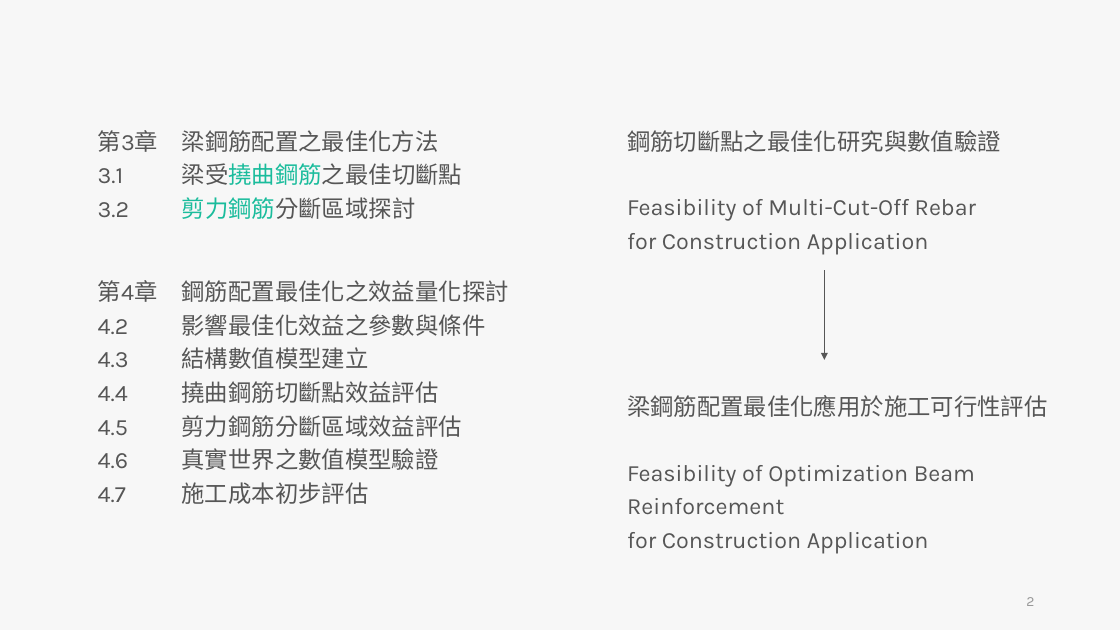
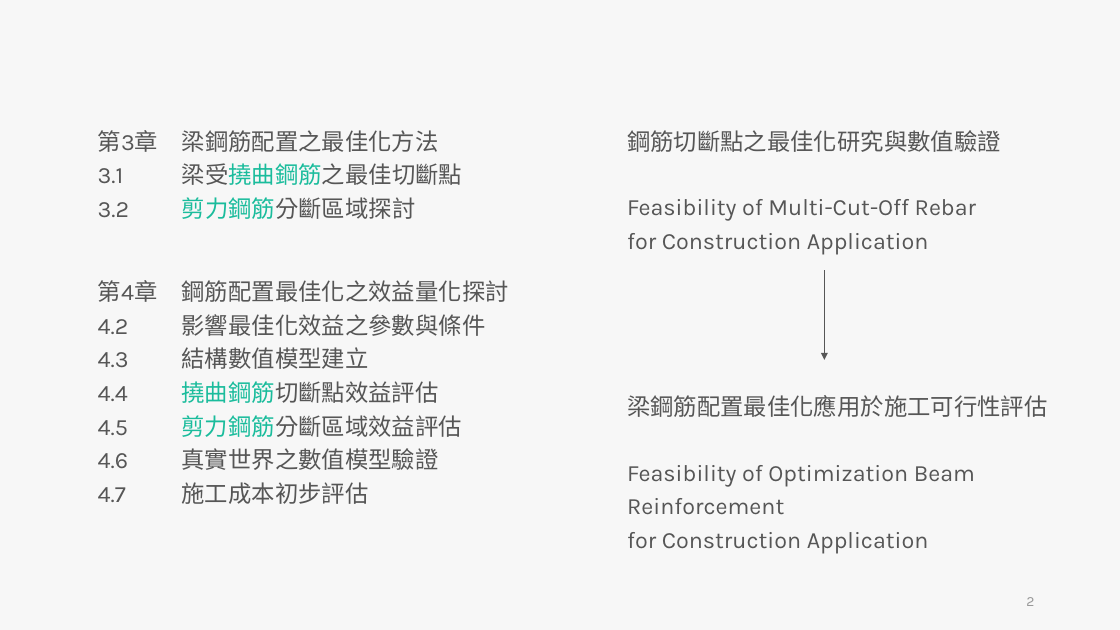
Before and after one commit to skyran1278/thesis, a slide deck: slide 2 of Meeting/20190531 Meeting/20190531 Meeting.pptx. Drawn at 1120x630 pixels with LibreOffice and Linux fonts; fonts in the diff are those of the drawing. Boxes give left, top, right and bottom in pixels: in the first picture for what was removed or moved away, otherwise in the second. Text is boxed around its words. In the diff, an @@ line names an element or a change of style, - is before the commit and + after.

```diff
--- a/Meeting/20190531 Meeting/20190531 Meeting.pptx
+++ b/Meeting/20190531 Meeting/20190531 Meeting.pptx
@@ text at bbox=[182, 381, 462, 437]: text colour #565656 to #1ABC9C in "撓曲鋼筋切斷點效益評估", "剪力鋼筋分斷區域效益評估" @@
```
Also in this commit, not shown: 3 other slides changed, 6 slides added, 5 other files.
